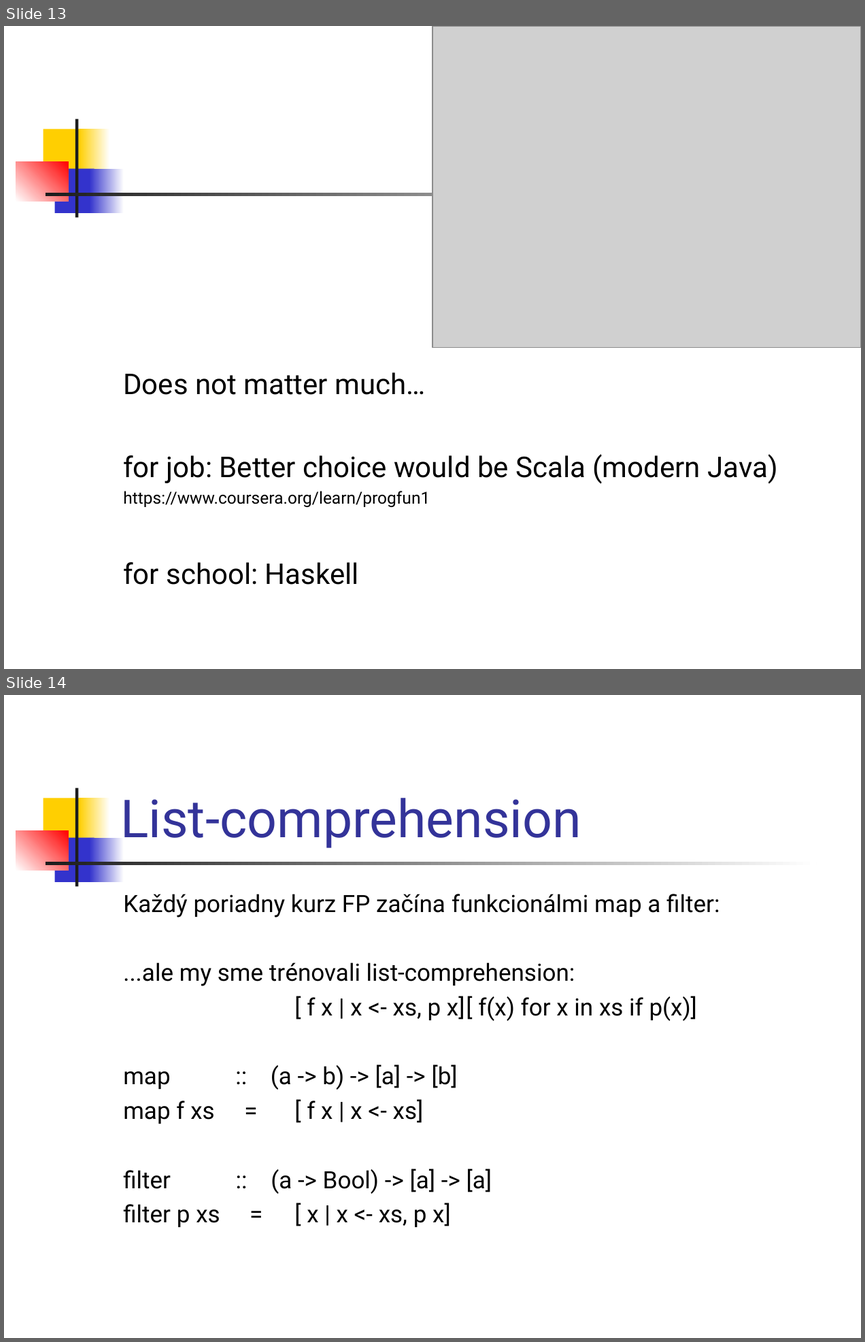
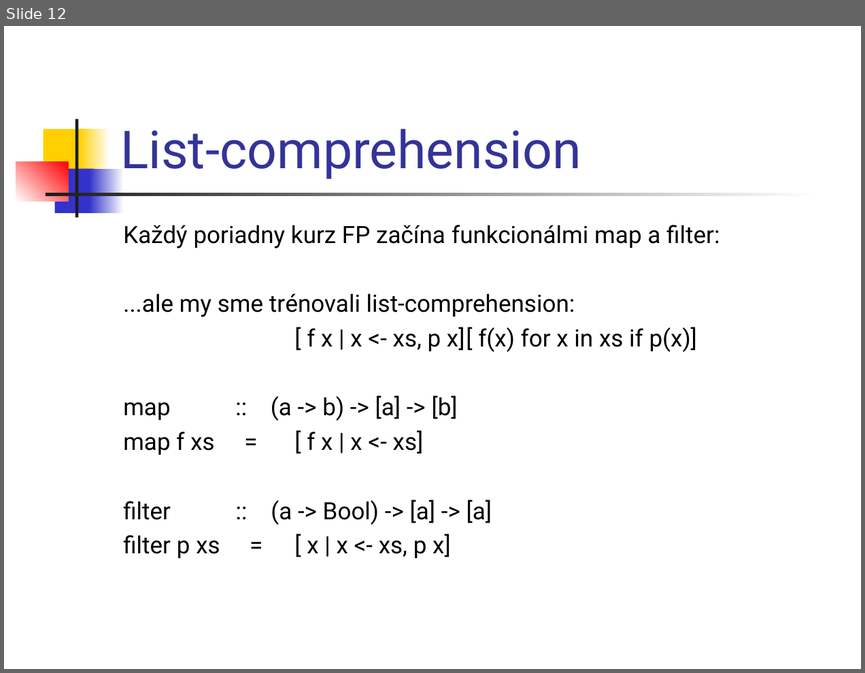
Before and after one commit to Funkcionalne/Prednasky, a slide deck: 02/02_intro.ppt. Shown one above the other, each under a label of ours: slides 13 and 14 before the commit, slide 12 after it. The pictures are 865x1342 and 865x673 pixels, drawn with LibreOffice and Linux fonts; fonts in the diff are those of the drawing; grey boxes stand for pictures. Boxes give left, top, right and bottom in pixels: in the first picture for what was removed or moved away, otherwise in the second. Text is boxed around its words. In the diff, an @@ line names an element or a change of style, - is before the commit and + after.

```diff
--- a/02/02_intro.ppt
+++ b/02/02_intro.ppt
@@ slide 13 removed at [4, 26, 861, 669], background #FFFFFF; not listed: 7 template elements that a slide beside it also shows @@
@@ picture removed at [432, 26, 861, 347] @@
@@ text removed at [123, 372, 777, 584] @@
-Does not matter much…
-for job: Better choice would be Scala (modern Java)
-https://www.coursera.org/learn/progfun1
-for school: Haskell
@@ what was slide 14 is now slide 12 @@
```
Also in this commit, not shown: 2 slides changed, 1 other slide removed, 3 other files.
